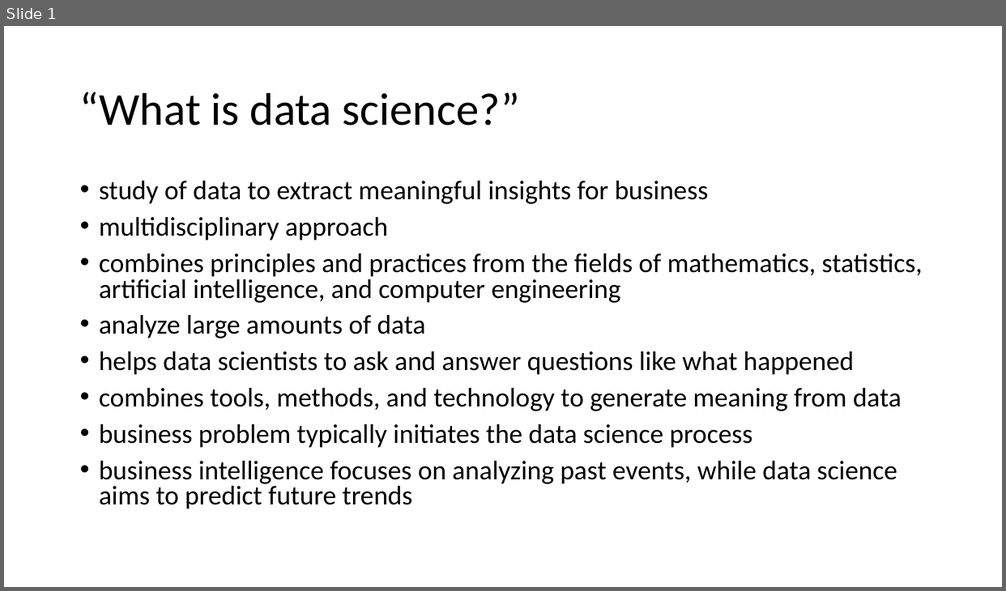
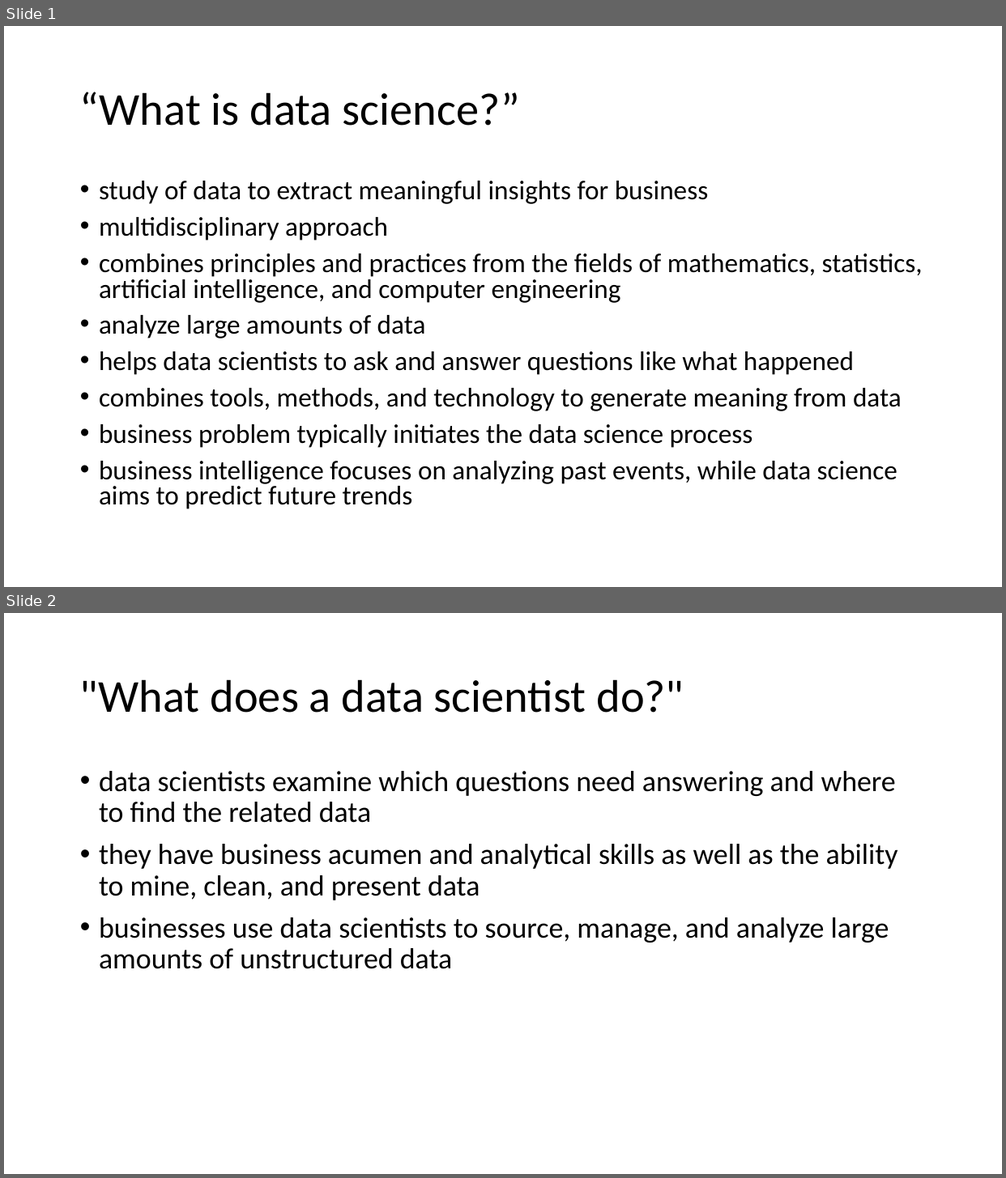
Before and after one commit to svee01/datascavans, a slide deck: What is data science.pptx. Shown one above the other, each under a label of ours: slide 1 before the commit, slides 1 and 2 after it. The pictures are 1006x591 and 1006x1178 pixels, drawn with LibreOffice and Linux fonts; fonts in the diff are those of the drawing. Boxes give left, top, right and bottom in pixels: in the first picture for what was removed or moved away, otherwise in the second. Text is boxed around its words. In the diff, an @@ line names an element or a change of style, - is before the commit and + after.

```diff
--- a/What is data science.pptx
+++ b/What is data science.pptx
@@ slide 2 added at (4,613,1002,1174), background #FFFFFF @@
@@ title added at (80,679,684,713), 44 pt, text #000000 @@
+"What does a data scientist do?"
@@ text added at (99,771,898,969), 28 pt, text #000000 @@
+• data scientists examine which questions need answering and where to find the related data
+• they have business acumen and analytical skills as well as the ability to mine, clean, and present data
+• businesses use data scientists to source, manage, and analyze large amounts of unstructured data
```
